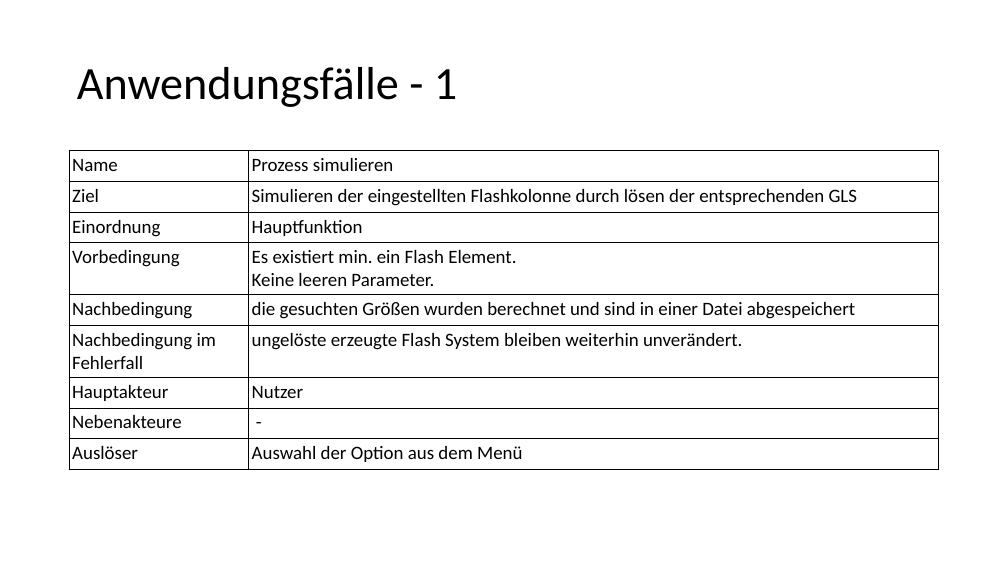
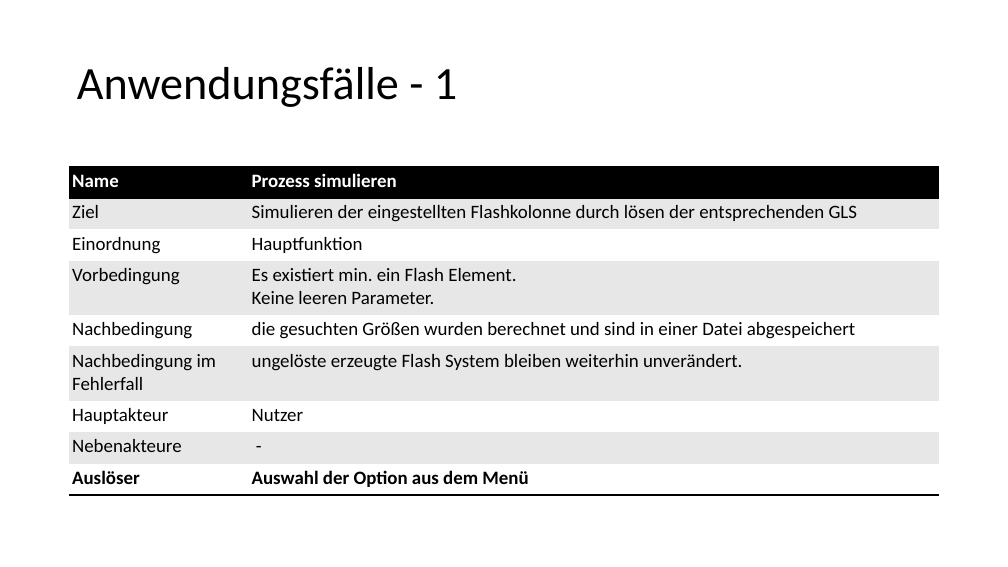
Before and after one commit to nilsspeetzen/SEP, a slide deck: slide 8 of 170718_Vorstellung.pptx. Drawn at 1008x567 pixels with LibreOffice and Linux fonts; fonts in the diff are those of the drawing. Boxes give left, top, right and bottom in pixels: in the first picture for what was removed or moved away, otherwise in the second. Text is boxed around its words. In the diff, an @@ line names an element or a change of style, - is before the commit and + after.

```diff
--- a/170718_Vorstellung.pptx
+++ b/170718_Vorstellung.pptx
@@ table at <box>70,166,939,495</box> @@
@@ fill none to #000000 in row 1 @@
@@ fill none to #E7E7E7 in 8 cells @@
@@ fill none to #FFFFFF in 8 cells @@
@@ text colour #000000 to #FFFFFF, bold on in "Name", "Prozess simulieren" @@
@@ borders changed @@
@@ table: place and size @@
-table at <box>70,151,939,468</box>
+table at <box>70,166,939,495</box>
```
Also in this commit, not shown: 14 other slides changed, 4 slides added, 1 other file.
